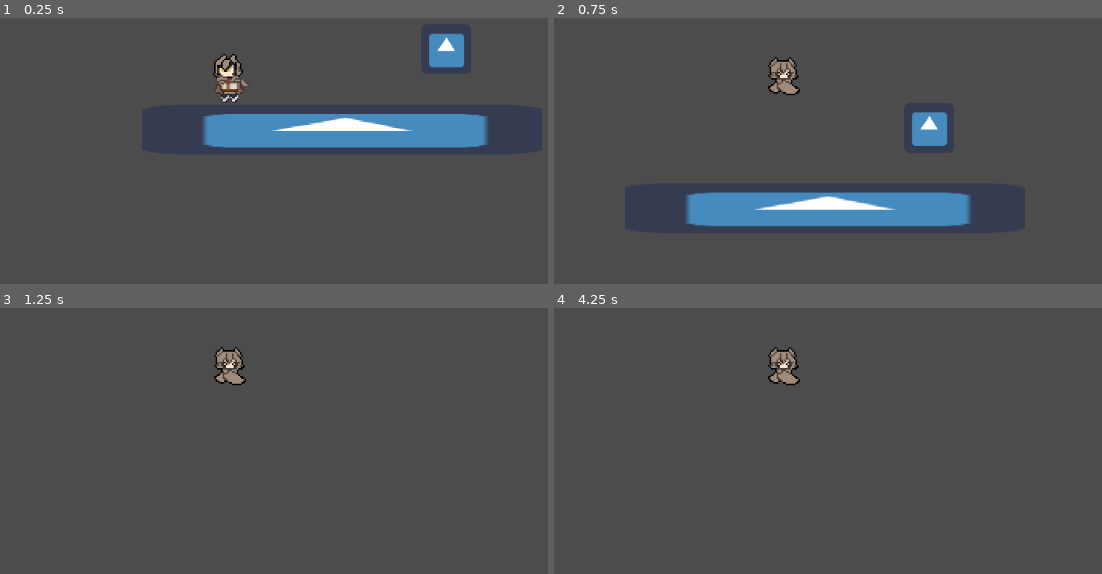
Above: before the commit, frames 1-4 (two rows, left to right).
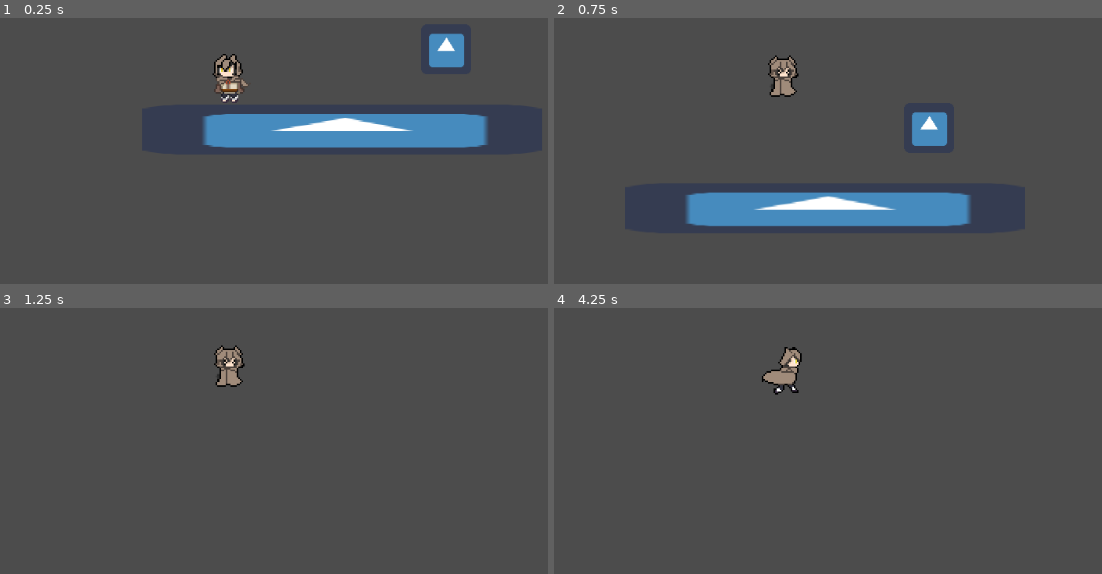
Above: after the commit, the same moments.

Repository: ValorZard/Climb-of-Destiny
Game: Godot game, scene res://Main.tscn
Same seed, same stepped clock (60 frames per second), same inputs: the game is played once before the commit and once after it. The engine's default icon, where the game draws it, is replaced by a stand-in: a white triangle on a blue panel in a dark square.
Inputs (mouse positions are in pixels of both pictures, inside the frame that each line leads up to):
- Up to frame 1 (0.25 s): no input
- Up to frame 2 (0.75 s): move the mouse to (outside the picture) at 0.52 s; hold D (walk_right) from 0.53 s (still down); tap Space (jump) at 0.6 s
- Up to frame 3 (1.25 s): keep holding D (walk_right); tap Space (jump) at 0.77, 1.07 s
- Up to frame 4 (4.25 s): move the mouse to (795, 363) at 1.27 s; click (795, 363) at 1.35 s; tap Space (jump) at 1.52, 1.55, 1.82, 2.1, 3.02, 3.05, 3.32, 3.6, 3.77, 4.07 s; move the mouse to (outside the picture) at 2.02 s; release D (walk_right) at 2.03 s; hold A (walk_left) 2.03-2.78 s; move the mouse to (915, 433) at 2.77 s; hold D (walk_right) from 2.78 s (still down); click (915, 433) at 2.85 s; tap Enter at 3.5 s; move the mouse to (outside the picture) at 3.52 s

Frame 1 is identical in both runs. In frame 2, 0.4% of the frame differs, in the area x 39-45%, y 13-30%; in frame 3, 0.4%; in frame 4, 0.7%, in the area x 37-46%, y 14-33%.

Commit message:
fix sprite getting stuck because of trigger firing on same frame as jump input

Diff:
--- a/Player/Player.gd
+++ b/Player/Player.gd
@@ -34,6 +34,9 @@
 func _on_AnimatedSprite_animation_finished():
 	if sprite_node.get_animation() == "Jump":
 		jump_anim_finished = true
+
+func _ready():
+	sprite_node.play()
 
 # Called every frame. 'delta' is the elapsed time since the previous frame.
 func _physics_process(_delta):
@@ -120,7 +123,8 @@
 func play_anim():
 	if just_jumped:
 		jump_anim_finished = false
-		sprite_node.set_animation("Jump")
+		sprite_node.play("Jump")
+		sprite_node.set_frame(0)
 	if not jump_anim_finished:
 		return
 	if abs(velocity.x) > 100:
